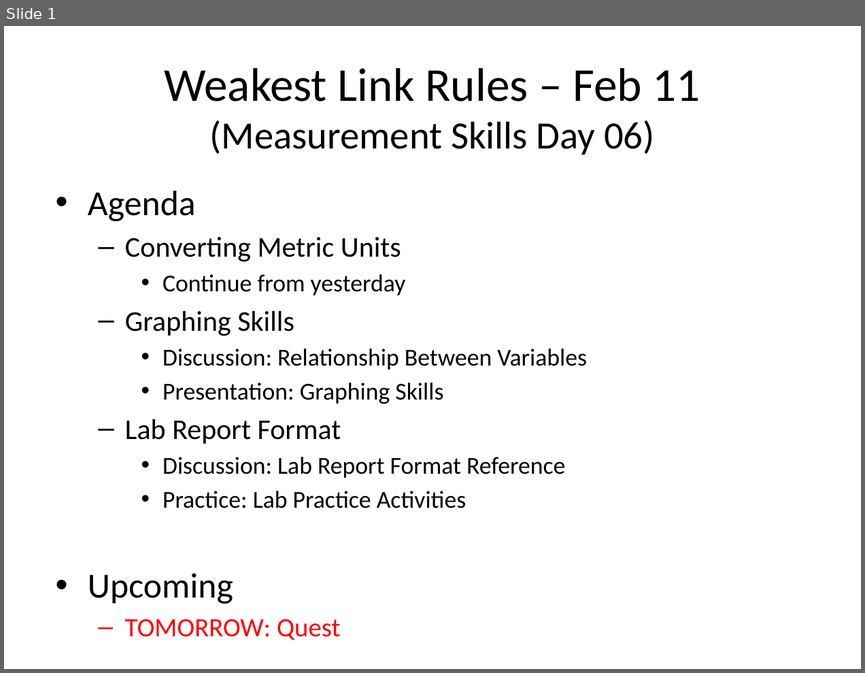
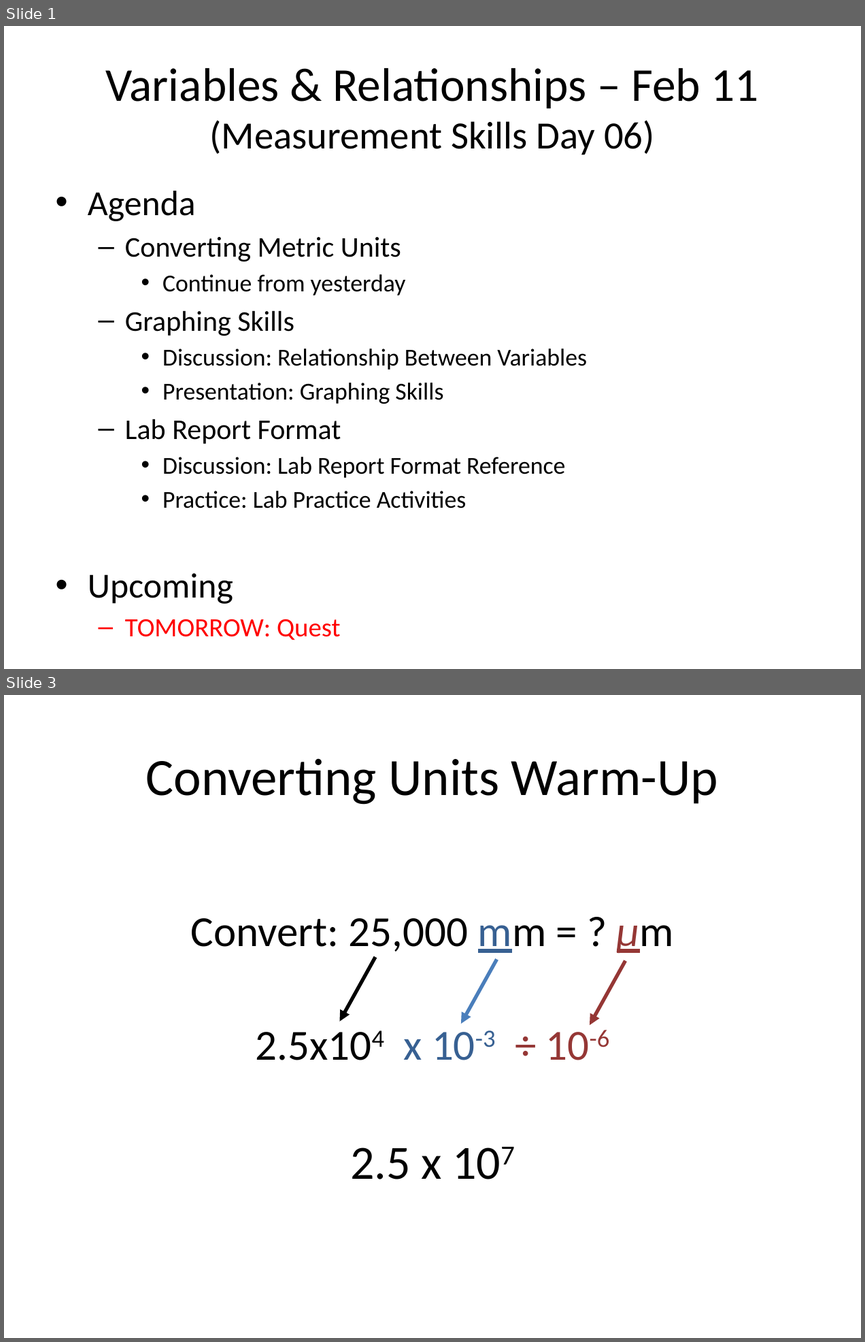
Before and after one commit to Greg5519/SPH3U0, a slide deck: Daily Agendas/Day02.2_VariablesAndRelationships.pptx. Shown one above the other, each under a label of ours: slide 1 before the commit, slides 1 and 3 after it; the slides between them are not shown. The pictures are 865x673 and 865x1342 pixels, drawn with LibreOffice and Linux fonts; fonts in the diff are those of the drawing. Boxes give left, top, right and bottom in pixels: in the first picture for what was removed or moved away, otherwise in the second. Text is boxed around its words. In the diff, an @@ line names an element or a change of style, - is before the commit and + after.

```diff
--- a/Daily Agendas/Day02.2_VariablesAndRelationships.pptx
+++ b/Daily Agendas/Day02.2_VariablesAndRelationships.pptx
@@ slide 3 added at box(4, 695, 861, 1338), background #FFFFFF @@
@@ title added at box(145, 758, 718, 804), 44 pt, text #000000 @@
+Converting Units Warm-Up
@@ text added at box(191, 918, 674, 1179), 36 pt, text #000000 @@
+Convert: 25,000 mm = ? µm
+2.5x104 x 10-3 ÷ 10-6
+2.5 x 107
@@ arrow added from (375, 957) to (340, 1021), #000000 3 pt @@
@@ arrow added from (496, 959) to (461, 1023), #4B7EBC 3 pt @@
@@ arrow added from (626, 961) to (589, 1025), #953735 3 pt @@
@@ slide 1 changed as well @@
@@ title at box(105, 68, 759, 155): text changed; size 32.4 to 39.6 pt @@
-Weakest Link Rules – Feb 11
-(Measurement Skills Day 06)
+Variables & Relationships – Feb 11
+(Measurement Skills Day 06)
```
Also in this commit, not shown: 1 other slide added, 5 other files.
